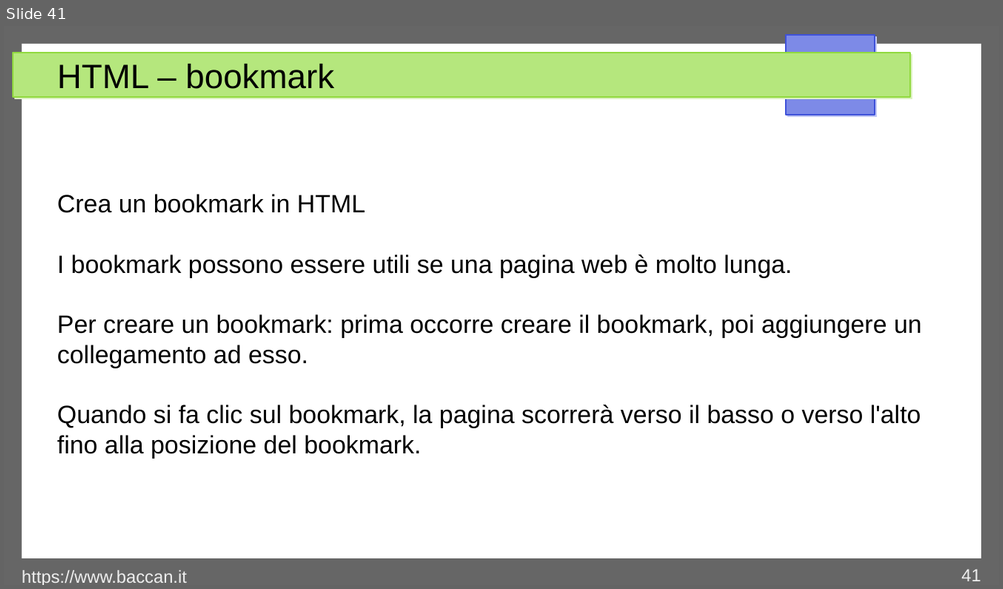
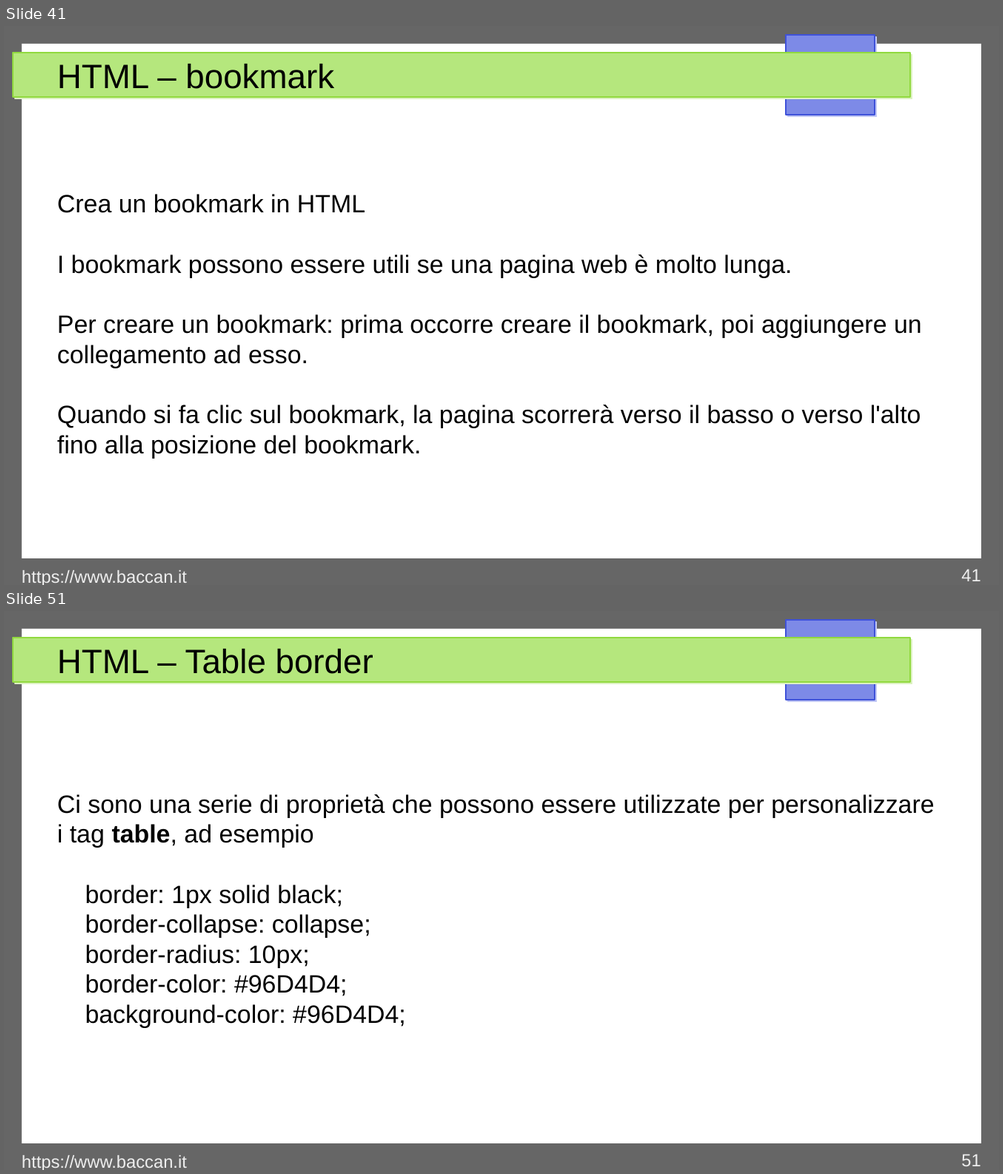
Before and after one commit to matteobaccan/CorsoHTML, a slide deck: Chapter_html.odp. Shown one above the other, each under a label of ours: slide 41 before the commit, slides 41 and 51 after it; the slides between them are not shown. The pictures are 1003x589 and 1003x1174 pixels, drawn with LibreOffice and Linux fonts; fonts in the diff are those of the drawing. Boxes give left, top, right and bottom in pixels: in the first picture for what was removed or moved away, otherwise in the second. Text is boxed around its words. In the diff, an @@ line names an element or a change of style, - is before the commit and + after.

```diff
--- a/Chapter_html.odp
+++ b/Chapter_html.odp
@@ slide 51 added at (4, 611, 999, 1170), background #FFFFFF; not listed: 4 template elements that a slide beside it also shows @@
@@ title added at (57, 649, 373, 674), 27 pt, text #000000 @@
+HTML – Table border
@@ text added at (57, 795, 933, 1028), 20 pt, text #000000 @@
+Ci sono una serie di proprietà che possono essere utilizzate per personalizzare i tag table, ad esempio
+border: 1px solid black;
+border-collapse: collapse;
+border-radius: 10px;
+border-color: #96D4D4;
+background-color: #96D4D4;
@@ text added at (22, 1156, 187, 1170), 14 pt, text #EEEEEE @@
+https://www.baccan.it
@@ page number added at (961, 1154, 980, 1167), 14 pt, text #EEEEEE @@
+51
```
Also in this commit, not shown: 5 slides changed, 10 other slides added, 11 other files.
